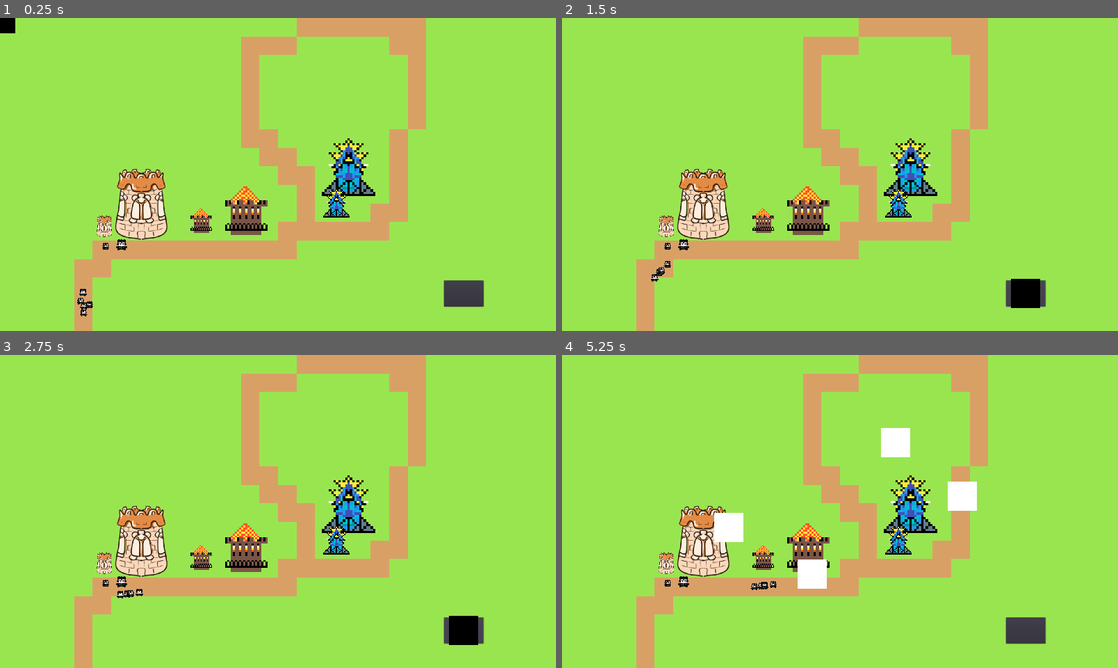
Above: before the commit, frames 1-4 (two rows, left to right).
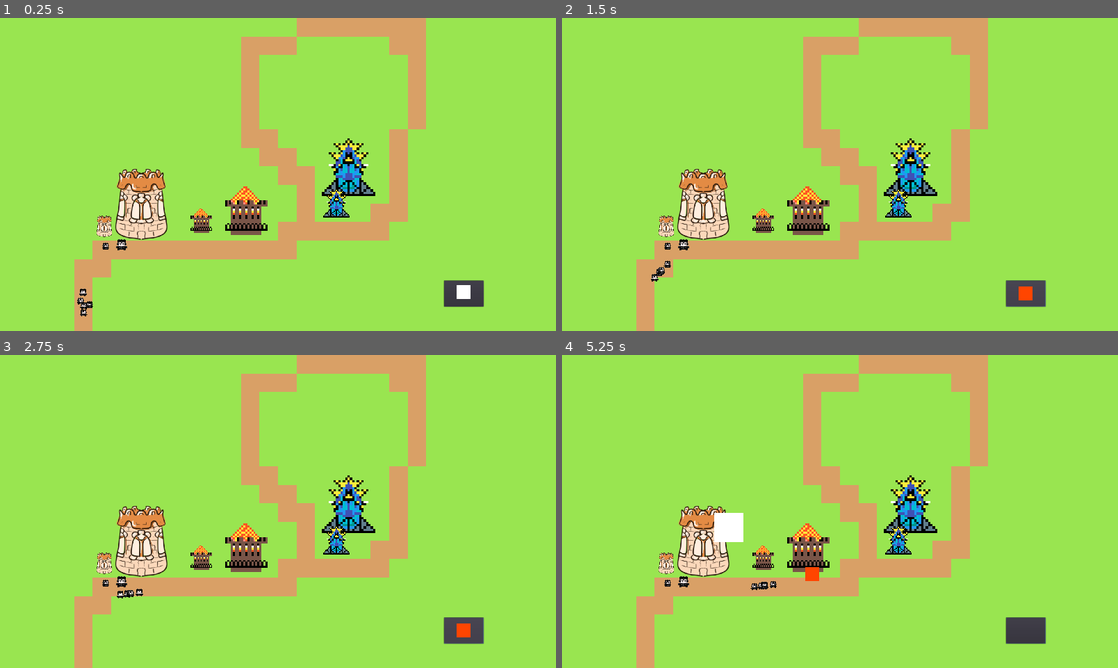
Above: after the commit, the same moments.

Repository: albert22o/gmtk2023
Game: Godot game, scene res://scenes/game.tscn
Two runs of this game, one before a commit and one after it. Both use one fixed random seed, a clock stepped at 60 frames per second and the inputs below.
Inputs (mouse positions are in pixels of both pictures, inside the frame that each line leads up to):
- Up to frame 1 (0.25 s): no input
- Up to frame 2 (1.5 s): click (1023, 293) at 0.5 s; click (1023, 293) at 1.25 s
- Up to frame 3 (2.75 s): click (461, 630) at 2 s
- Up to frame 4 (5.25 s): move the mouse to (962, 495) at 2.77 s; click (962, 495) at 2.92 s; move the mouse to (728, 527) at 3.52 s; click (728, 527) at 3.67 s; move the mouse to (895, 442) at 4.27 s; click (895, 442) at 4.42 s; tap Enter at 5 s; move the mouse to (812, 574) at 5.02 s; click (812, 574) at 5.17 s

The runs differ from the first frame. In frame 1, 0.2% of the frame differs, in the area x 0-85%, y 0-90%; in frame 2, 0.5%; in frame 3, 0.5%; in frame 4, 1.5%, in the area x 42-75%, y 23-75%.

Commit message:
Добавлено изменение цвета

Diff:
--- a/scenes/Node2D.gd
+++ b/scenes/Node2D.gd
@@ -7,20 +7,24 @@
 var collision_zone
 var state:bool = false
 var mouse_position
+var press = false
+var orig_position
 
 func _ready():
 	wall = $"../../Wall"
 	collision_zone = $"../../Colision_zone"
+	orig_position = wall.global_position
 
 func _process(delta):
-	mouse_position = get_global_mouse_position()
-	wall.global_position = mouse_position
-	if wall.intersect(collision_zone):
-		wall.modulate = wall_color2
-		state = true
-	else:
-		state = false
-		wall.modulate = wall_color1
+	if press:
+		mouse_position = get_global_mouse_position()
+		wall.global_position = mouse_position
+		if wall.intersect(collision_zone):
+			wall.self_modulate = Color.chartreuse
+			state = true
+		else:
+			state = false
+			wall.self_modulate = Color.orangered
 
 func _input(event):
 	if event is InputEventMouseButton and event.button_index == BUTTON_LEFT and event.pressed and state:
@@ -28,3 +32,11 @@
 			var make = loadedNode.instance()
 			make.global_position = mouse_position
 			add_child(make)
+			press = false
+			wall.global_position = orig_position
+
+
+
+
+func _on_Spawn_button_down():
+	press = true
--- a/scenes/game.tscn
+++ b/scenes/game.tscn
@@ -79,17 +79,21 @@
 margin_bottom = 996.0
 script = ExtResource( 7 )
 
-[node name="Node2D" type="Node2D" parent="Spawn"]
+[node name="WalkingWall" type="Node2D" parent="Spawn"]
 position = Vector2( -1533, -906 )
 script = ExtResource( 8 )
 
 [node name="ColorZone" type="Node2D" parent="."]
 
 [node name="Wall" parent="." instance=ExtResource( 9 )]
+position = Vector2( 1602, 946 )
+scale = Vector2( 0.48, 0.48 )
 
 [node name="Colision_zone" type="Area2D" parent="."]
 position = Vector2( 1164, 649 )
 scale = Vector2( 0.5, 0.5 )
 
 [node name="CollisionPolygon2D" type="CollisionPolygon2D" parent="Colision_zone"]
-polygon = PoolVector2Array( -1556, 872, -1518, 600, -1372, 494, -212, 464, 268, 294, 578, 222, 592, -80, 694, -564, 708, -1272, -316, -1306, -800, -1286, -752, -430, -760, -202, -1432, -88, -2078, 60, -1930, 734, -1930, 868 )
+polygon = PoolVector2Array( -1546, 878, -1532, 598, -1376, 504, -288, 504, 362, 392, 528, 302, 622, 158, 676, -124, 744, -412, 748, -680, 752, -834, 776, -1040, 762, -1192, 748, -1304, -132, -1470, -266, -1462, -428, -1470, -508, -1458, -620, -1390, -702, -1372, -752, -1322, -818, -1228, -840, -1138, -854, -972, -850, -910, -850, -842, -846, -712, -846, -650, -846, -542, -840, -474, -738, -330, -638, -146, -590, -44, -626, -16, -674, 10, -756, 20, -832, 20, -930, 20, -1114, 16, -1186, 16, -1232, 20, -1358, 20, -1466, 16, -1596, 20, -1626, 24, -1680, 28, -1762, 56, -1914, 172, -1942, 280, -1946, 362, -1954, 468, -1958, 540, -1968, 608, -1968, 670, -1968, 730, -1964, 802, -1964, 836, -1968, 886, -2152, 882, -2130, -74, -1298, -236, -1056, -290, -1034, -1130, -882, -1606, 156, -1584, 1050, -1386, 1018, -1090, 1000, -734, 964, -452, 838, 100, 766, 290, 658, 406, 510, 510, 340, 582, 120, 598, -172, 616, -486, 616, -814, 608, -1008, 612, -1276, 626, -1402, 698, -1430, 810, -1434, 854 )
+
+[connection signal="button_down" from="Spawn" to="Spawn/WalkingWall" method="_on_Spawn_button_down"]
--- a/scripts/Spawnwall.gd
+++ b/scripts/Spawnwall.gd
@@ -5,6 +5,3 @@
 
 func _ready():
 	pass
-
-func _on_Button_pressed():
-	pass
